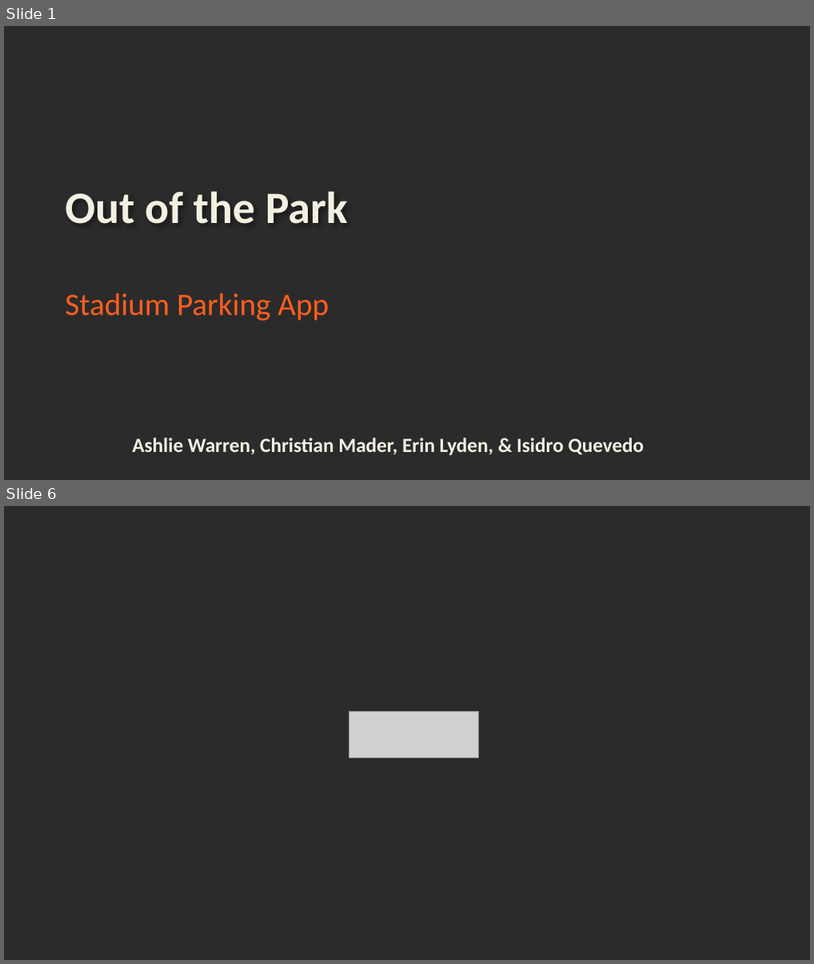
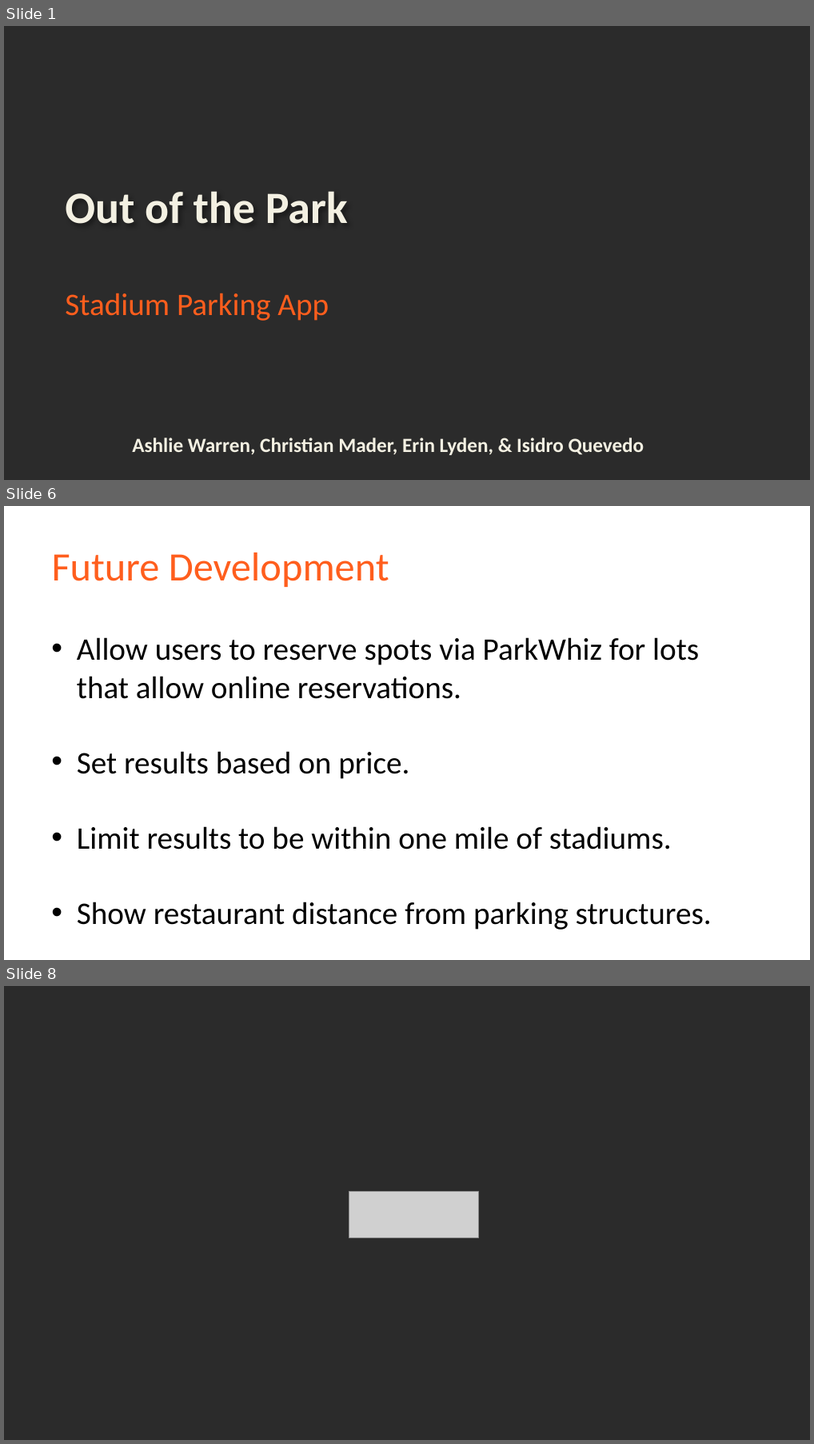
Before and after one commit to irishjedi77/Parking, a slide deck: Out of the Park.pptx. Shown one above the other, each under a label of ours: slides 1 and 6 before the commit, slides 1, 6 and 8 after it; the slides between them are not shown. The pictures are 814x964 and 814x1444 pixels, drawn with LibreOffice and Linux fonts; fonts in the diff are those of the drawing; grey boxes stand for pictures; background and template pictures are left out; a plain dark background stands for a picture behind light text. Boxes give left, top, right and bottom in pixels: in the first picture for what was removed or moved away, otherwise in the second. Text is boxed around its words. In the diff, an @@ line names an element or a change of style, - is before the commit and + after.

```diff
--- a/Out of the Park.pptx
+++ b/Out of the Park.pptx
@@ slide 6 added at (4, 506, 810, 960), background picture (left out) @@
@@ title added at (52, 552, 390, 587), 36 pt, text #FF5E1D @@
+Future Development
@@ text added at (77, 637, 712, 929), 28 pt, text #000000 @@
+• Allow users to reserve spots via ParkWhiz for lots that allow online reservations.
+• Set results based on price.
+• Limit results to be within one mile of stadiums.
+• Show restaurant distance from parking structures.
@@ what was slide 6 is now slide 8 @@
```
Also in this commit, not shown: 3 slides changed, 2 other slides added, 1 slide removed, 4 other files.
